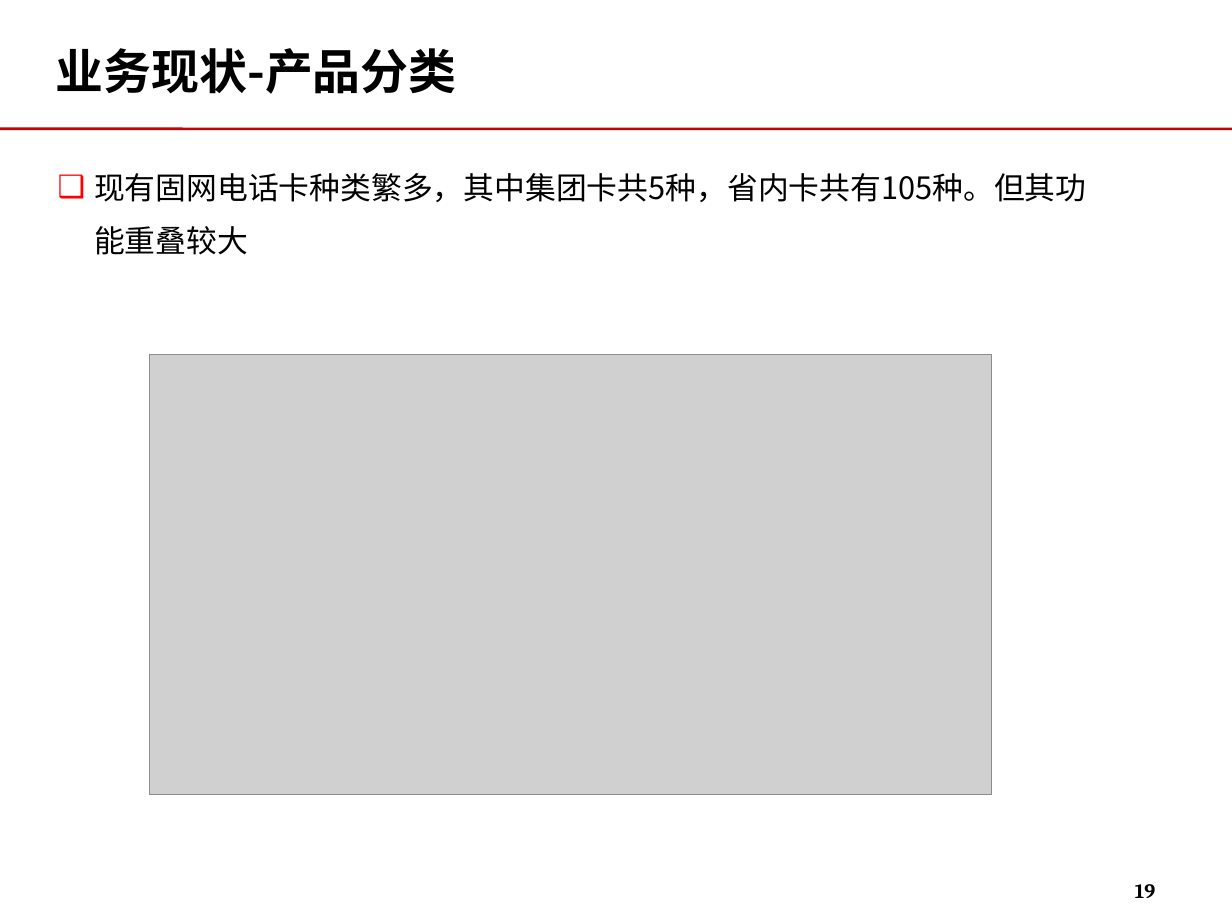
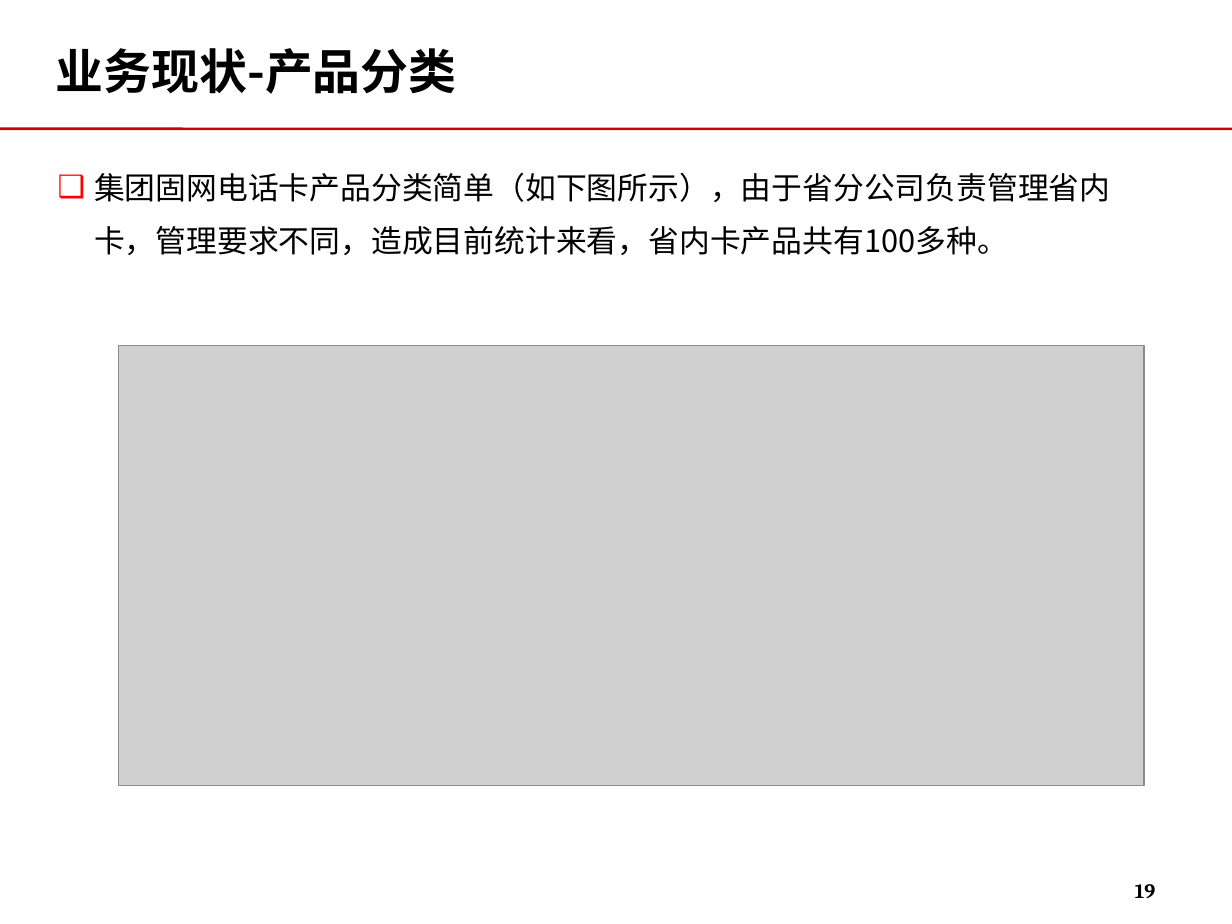
Before and after one commit to momo1101/unicardsrch, a slide deck: slide 19 of 软课题文本/软课题-中国联通电信卡业务及策略研究.ppt. Drawn at 1232x924 pixels with LibreOffice and Linux fonts; fonts in the diff are those of the drawing; grey boxes stand for pictures; background and template pictures are left out. Boxes give left, top, right and bottom in pixels: in the first picture for what was removed or moved away, otherwise in the second. Text is boxed around its words. In the diff, an @@ line names an element or a change of style, - is before the commit and + after.

```diff
--- a/软课题文本/软课题-中国联通电信卡业务及策略研究.ppt
+++ b/软课题文本/软课题-中国联通电信卡业务及策略研究.ppt
@@ text at [94, 172, 1110, 255]: text changed @@
-❑ 现有固网电话卡种类繁多，其中集团卡共5种，省内卡共有105种。但其功能重叠较大
+❑ 集团固网电话卡产品分类简单（如下图所示），由于省分公司负责管理省内卡，管理要求不同，造成目前统计来看，省内卡产品共有100多种。
@@ picture: place and size @@
-picture at [150, 355, 993, 795]
+picture at [118, 345, 1143, 785]
```
Also in this commit, not shown: 12 other slides changed, 2 slides added.
